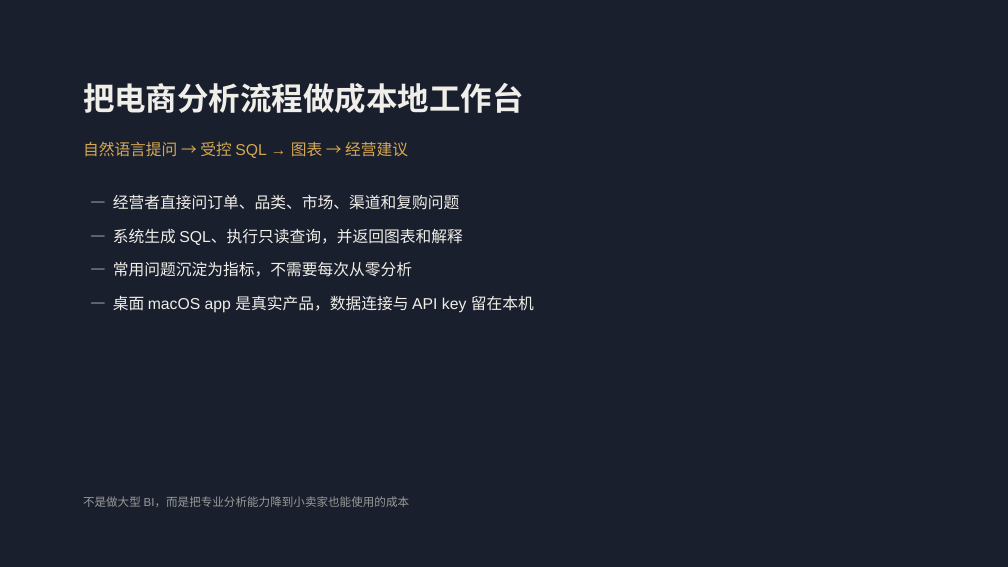
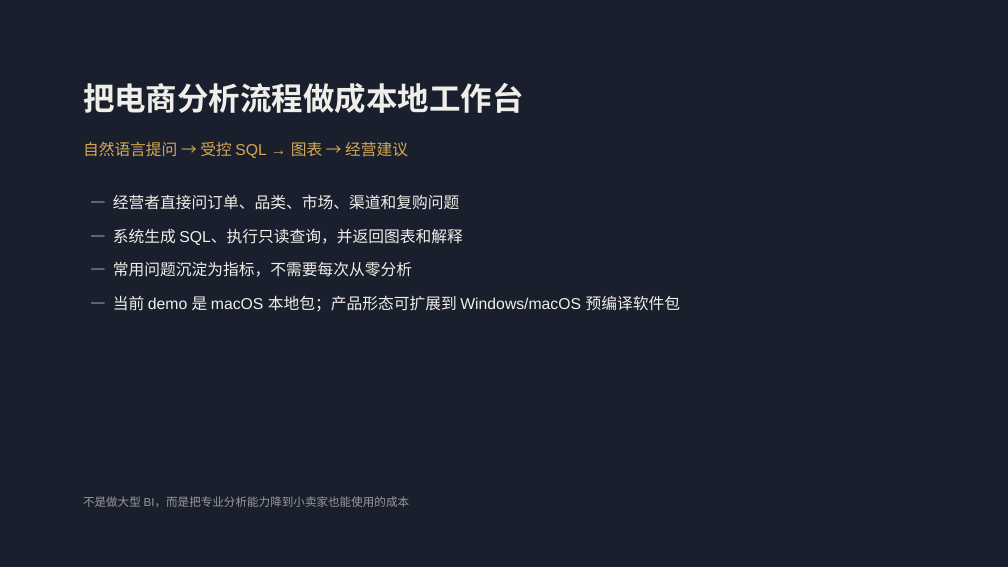
Before and after one commit to eric-stone-plus/queryforge, a slide deck: slide 3 of assets/QueryForge-Pitch.pptx. Drawn at 1008x567 pixels with LibreOffice and Linux fonts; fonts in the diff are those of the drawing. Boxes give left, top, right and bottom in pixels: in the first picture for what was removed or moved away, otherwise in the second. Text is boxed around its words. In the diff, an @@ line names an element or a change of style, - is before the commit and + after.

```diff
--- a/assets/QueryForge-Pitch.pptx
+++ b/assets/QueryForge-Pitch.pptx
@@ text at <box>113,295,680,312</box>: text changed @@
-— 桌面 macOS app 是真实产品，数据连接与 API key 留在本机
+— 当前 demo 是 macOS 本地包；产品形态可扩展到 Windows/macOS 预编译软件包
```
Also in this commit, not shown: 5 other slides changed, 1 slide added, 1 slide removed, 36 other files.
